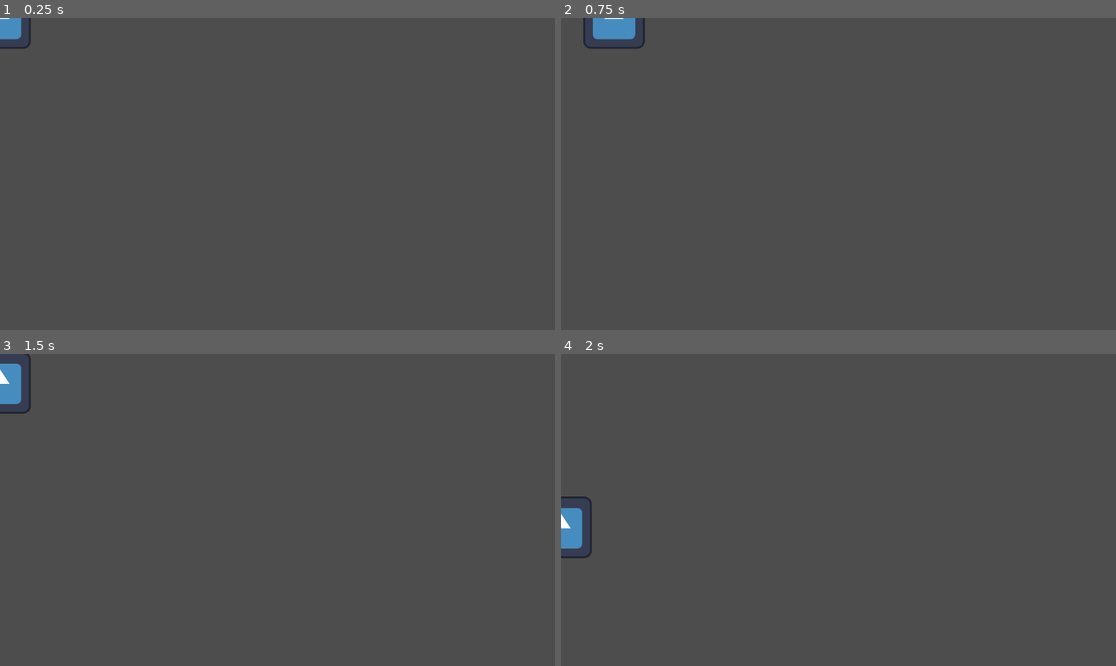
Above: before the commit, frames 1-4 (two rows, left to right).
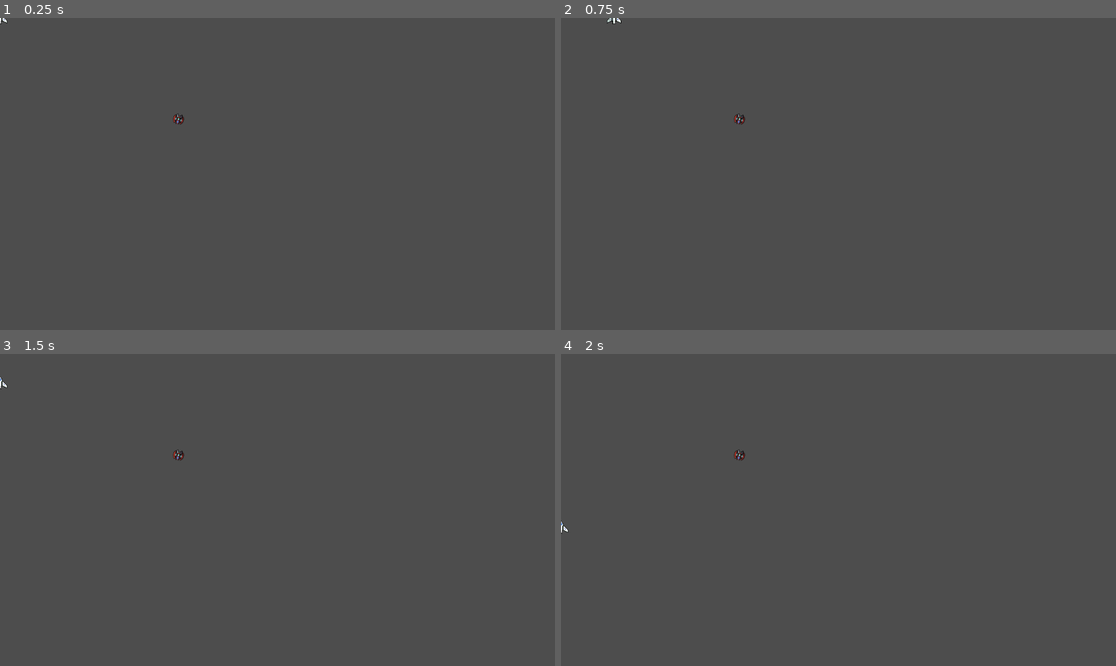
Above: after the commit, the same moments.

Repository: Sunny-Days-Ahead/Project-Iron
Game: Godot game, scene res://Scenes/Main.tscn
The game is run twice, just before and just after one commit, with the same random seed, the same clock (stepped at 60 frames per second) and the same inputs. The engine's default icon, where the game draws it, is replaced by a stand-in: a white triangle on a blue panel in a dark square.
Inputs (mouse positions are in pixels of both pictures, inside the frame that each line leads up to):
- Up to frame 1 (0.25 s): no input
- Up to frame 2 (0.75 s): tap Enter at 0.5 s; move the mouse to (960, 158) at 0.52 s; hold D (moveRight) from 0.53 s (still down); hold Space (shoot) from 0.53 s (still down); click (960, 158) at 0.67 s
- Up to frame 3 (1.5 s): move the mouse to (166, 525) at 1.27 s; release D (moveRight) at 1.28 s; release Space (shoot) at 1.28 s; hold S (moveDown) from 1.28 s (still down); tap R at 1.35 s
- Up to frame 4 (2 s): keep holding S (moveDown)

The runs differ from the first frame. In frame 1, 0.4% of the frame differs, in the area x 0-34%, y 0-35%; in frame 2, 0.7%, in the area x 4-34%, y 0-35%; in frame 3, 0.6%; in frame 4, 0.7%.

Commit message:
Started Work On Pirates
added assets for enemies and for the player started work on basic enemy

Diff:
--- a/Scenes/Actors/Player.gd
+++ b/Scenes/Actors/Player.gd
@@ -3,7 +3,7 @@
 #export Vars
 @export var speed : float = 600.0
 @export var dash_speed : float = 1200.0
-@export_range(1, 10) var health : int = 3				# export_range limits the value in the editor
+@export_range(1, 10) var health : int = 4				# export_range limits the value in the editor
 
 # internal variables, not exported
 var current_speed : float = 0
@@ -28,7 +28,7 @@
 func _process(_delta: float) -> void:
 	direction = Input.get_vector("moveLeft", "moveRight", "moveUp", "moveDown")
 
-# _input_event is run whenever we press or release a button.
+# _input is run whenever we press or release a button.
 # Good for rising and falling edge stuff, not so good for held buttons or joysticks (that's why I put that in process)
 func _input(event: InputEvent) -> void:
 	if event.is_action_pressed("speedUpHold") == true:
@@ -39,3 +39,7 @@
 
 	if event.is_action_pressed("shoot") == true:
 		pass #just setting this up for later gonna make it pass for now
+
+func takeDamage(): #this function should change the sprite based on the amount of health
+	health -= 1
+	#figure out how to change the texture based on amount of health that should be part of this function i think
--- a/Scenes/Actors/Player.tscn
+++ b/Scenes/Actors/Player.tscn
@@ -1,6 +1,6 @@
 [gd_scene load_steps=4 format=3 uid="uid://sc7cdfed8olm"]
 
-[ext_resource type="Texture2D" uid="uid://dblruyuxfjirx" path="res://Assets/icon.svg" id="1_kpjcp"]
+[ext_resource type="Texture2D" uid="uid://cq5gpay6frarh" path="res://Assets/Player Assets/Player Ship Full HP.png" id="2_1p3rw"]
 [ext_resource type="Script" uid="uid://djvxgjtgk6qfl" path="res://Scenes/Actors/Player.gd" id="2_kne1u"]
 
 [sub_resource type="RectangleShape2D" id="RectangleShape2D_e80uo"]
@@ -10,7 +10,7 @@
 script = ExtResource("2_kne1u")
 
 [node name="Sprite2D" type="Sprite2D" parent="."]
-texture = ExtResource("1_kpjcp")
+texture = ExtResource("2_1p3rw")
 
 [node name="HurtBox" type="CollisionShape2D" parent="."]
 visible = false
--- /dev/null
+++ b/Scenes/Actors/pirate_alpha.gd
@@ -0,0 +1,11 @@
+extends Path2D
+
+
+# Called when the node enters the scene tree for the first time.
+func _ready() -> void:
+	pass # Replace with function body.
+
+
+# Called every frame. 'delta' is the elapsed time since the previous frame.
+func _process(delta: float) -> void:
+	pass
--- /dev/null
+++ b/Scenes/Actors/pirate_alpha.tscn
@@ -0,0 +1,31 @@
+[gd_scene load_steps=5 format=3 uid="uid://bgny6g2pkkxll"]
+
+[ext_resource type="Script" uid="uid://dh6isx61ji1wj" path="res://Scenes/Actors/pirate_alpha.gd" id="1_74yi4"]
+[ext_resource type="Texture2D" uid="uid://bpwh7tahta2s5" path="res://Assets/Enemies/Kla'ed - Scout - Base.png" id="2_g04a1"]
+
+[sub_resource type="Curve2D" id="Curve2D_rhnia"]
+_data = {
+"points": PackedVector2Array(0, 0, 0, 0, 17, -52, 0, 0, 0, 0, 7.8461533, -19.569893, 0, 0, 0, 0, 10, -7, 0, 0, 0, 0, 1, 69)
+}
+point_count = 4
+
+[sub_resource type="RectangleShape2D" id="RectangleShape2D_g04a1"]
+size = Vector2(21.502266, 22.97331)
+
+[node name="PirateAlpha" type="Path2D"]
+curve = SubResource("Curve2D_rhnia")
+script = ExtResource("1_74yi4")
+
+[node name="PathFollow2D" type="PathFollow2D" parent="."]
+position = Vector2(17, -52)
+rotation = 1.845903
+
+[node name="Area2D" type="Area2D" parent="PathFollow2D"]
+
+[node name="CollisionShape2D" type="CollisionShape2D" parent="PathFollow2D/Area2D"]
+position = Vector2(-0.20783615, 2.1110916)
+shape = SubResource("RectangleShape2D_g04a1")
+
+[node name="Sprite2D" type="Sprite2D" parent="PathFollow2D"]
+rotation = 1.584759
+texture = ExtResource("2_g04a1")
--- a/Scenes/Levels/Stage1.tscn
+++ b/Scenes/Levels/Stage1.tscn
@@ -1,3 +1,19 @@
-[gd_scene format=3 uid="uid://7k2ic2y7146w"]
+[gd_scene load_steps=3 format=3 uid="uid://7k2ic2y7146w"]
+
+[ext_resource type="PackedScene" uid="uid://bgny6g2pkkxll" path="res://Scenes/Actors/pirate_alpha.tscn" id="1_uj6h6"]
+
+[sub_resource type="Curve2D" id="Curve2D_yr0dh"]
+_data = {
+"points": PackedVector2Array(0, 0, 0, 0, 171, 49, 0, 0, 0, 0, 27.124138, 25.745764, 0, 0, 0, 0, 62.50345, 6.228814)
+}
+point_count = 3
 
 [node name="Stage1" type="Node2D"]
+position = Vector2(-1, 1)
+
+[node name="PirateAlpha" parent="." instance=ExtResource("1_uj6h6")]
+position = Vector2(354, 263)
+
+[node name="Path2D" type="Path2D" parent="."]
+scale = Vector2(1.6959064, 2.408163)
+curve = SubResource("Curve2D_yr0dh")
--- /dev/null
+++ b/pirate_alpha.gd
@@ -0,0 +1,4 @@
+extends Area2D
+
+@export_range(1,10) var health : int = 3
+@export var Score = 1
Binary file added: Assets/Enemies/Kla'ed - Battlecruiser - Base.png
Not shown, added: Assets/Enemies/Kla'ed - Battlecruiser - Base.png.import
Binary file added: Assets/Enemies/Kla'ed - Bomber - Base.png
Not shown, added: Assets/Enemies/Kla'ed - Bomber - Base.png.import
Binary file added: Assets/Enemies/Kla'ed - Dreadnought - Base.png
Not shown, added: Assets/Enemies/Kla'ed - Dreadnought - Base.png.import
Binary file added: Assets/Enemies/Kla'ed - Fighter - Base.png
Not shown, added: Assets/Enemies/Kla'ed - Fighter - Base.png.import
Binary file added: Assets/Enemies/Kla'ed - Frigate - Base.png
Not shown, added: Assets/Enemies/Kla'ed - Frigate - Base.png.import
Binary file added: Assets/Enemies/Kla'ed - Scout - Base.png
Not shown, added: Assets/Enemies/Kla'ed - Scout - Base.png.import
(and 22 more such lines)
